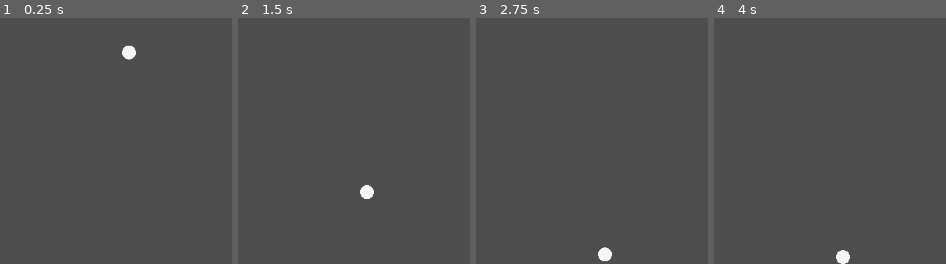
Above: before the commit, frames 1-4 (left to right).
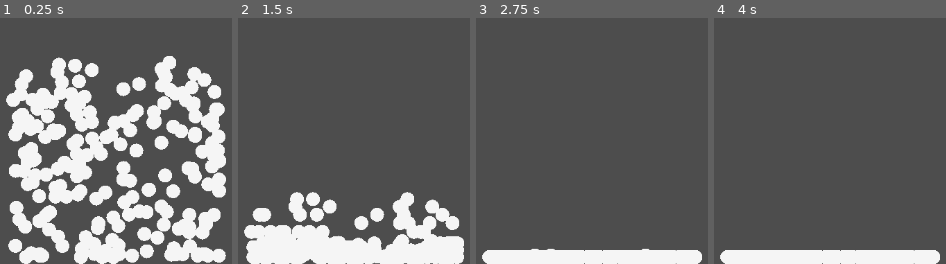
Above: after the commit, the same moments.

Repository: Dziobalonta/Fluid-Sim
Game: Godot game, scene res://scenes/Main.tscn
Same seed, same stepped clock (60 frames per second), same inputs: the game is played once before the commit and once after it.
Inputs:
- Up to frame 1 (0.25 s): no input
- Up to frame 2 (1.5 s): no input
- Up to frame 3 (2.75 s): no input
- Up to frame 4 (4 s): tap Enter at 3.5 s

The runs differ from the first frame. In frame 1, 41% of the frame differs, in the area x 2-98%, y 10-100%; in frame 2, 17%; in frame 3, 5.2%; in frame 4, 5.1%.

Commit message:
Added posibility to create multiple particles

Diff:
--- a/scenes/Main.tscn
+++ b/scenes/Main.tscn
@@ -1,10 +1,11 @@
 [gd_scene format=3 uid="uid://c4mc3walo5kva"]
 
-[ext_resource type="Script" uid="uid://dkplg5b66c87x" path="res://src/particle.gd" id="1_elqb8"]
 [ext_resource type="Script" uid="uid://cevw28jmaygdy" path="res://src/main.gd" id="1_rvslj"]
+[ext_resource type="PackedScene" uid="uid://ravd1lwvis70" path="res://scenes/Particle.tscn" id="2_0bbpv"]
 
 [node name="Node2D" type="Node2D" unique_id=635007222]
 script = ExtResource("1_rvslj")
+particle_scene = ExtResource("2_0bbpv")
 
 [node name="FluidContainer" type="ReferenceRect" parent="." unique_id=345993181]
 offset_left = 294.0
@@ -14,8 +15,3 @@
 border_color = Color(0.7716799, 0.7716856, 0.77168405, 1)
 border_width = 2.9
 metadata/_edit_use_anchors_ = true
-
-[node name="Particle" type="Node2D" parent="." unique_id=858967619]
-position = Vector2(594, 310)
-script = ExtResource("1_elqb8")
-metadata/_custom_type_script = "uid://dkplg5b66c87x"
--- a/src/main.gd
+++ b/src/main.gd
@@ -1,9 +1,32 @@
 extends Node2D
+
+@onready var fluid_container: ReferenceRect = $FluidContainer
+
+@export var particle_scene: PackedScene
+@export var particle_count: int = 200
 
 func _ready() -> void:
 	var screen_rect = get_viewport_rect()
+	#var container_rect = Rect2(fluid_container.global_position,fluid_container.size)
 
+	spawn_particles(screen_rect)
 
-	for child in get_children():
-		if child.has_method("set_boundary"):
-			child.set_boundary(screen_rect)
+func spawn_particles(bounding_box: Rect2):
+	var spawn_area_w = 300.0
+	var spawn_area_h = 300.0
+	var spawn_area = Rect2(bounding_box.size.x / 2.0 - spawn_area_w / 2.0, bounding_box.size.y/2.0, spawn_area_w, spawn_area_h)
+
+	for i in range(particle_count):
+		# Create an instance of a particle
+		var p = particle_scene.instantiate()
+
+		var rand_x = randf_range(spawn_area.position.x, spawn_area.end.x)
+		var rand_y = randf_range(spawn_area.position.y, spawn_area.end.y)
+
+		p.position = Vector2(rand_x, rand_y)
+
+		if p.has_method("set_boundary"):
+			p.set_boundary(bounding_box)
+
+		# Adding a particle to the scene
+		add_child(p)
